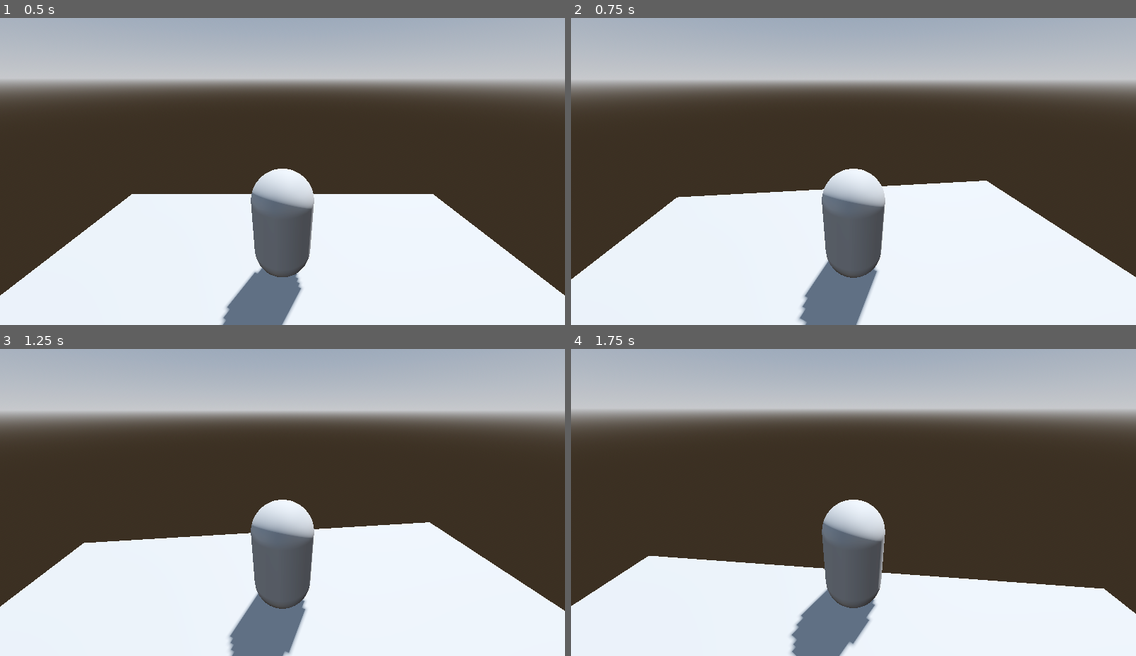
Above: before the commit, frames 1-4 (two rows, left to right).
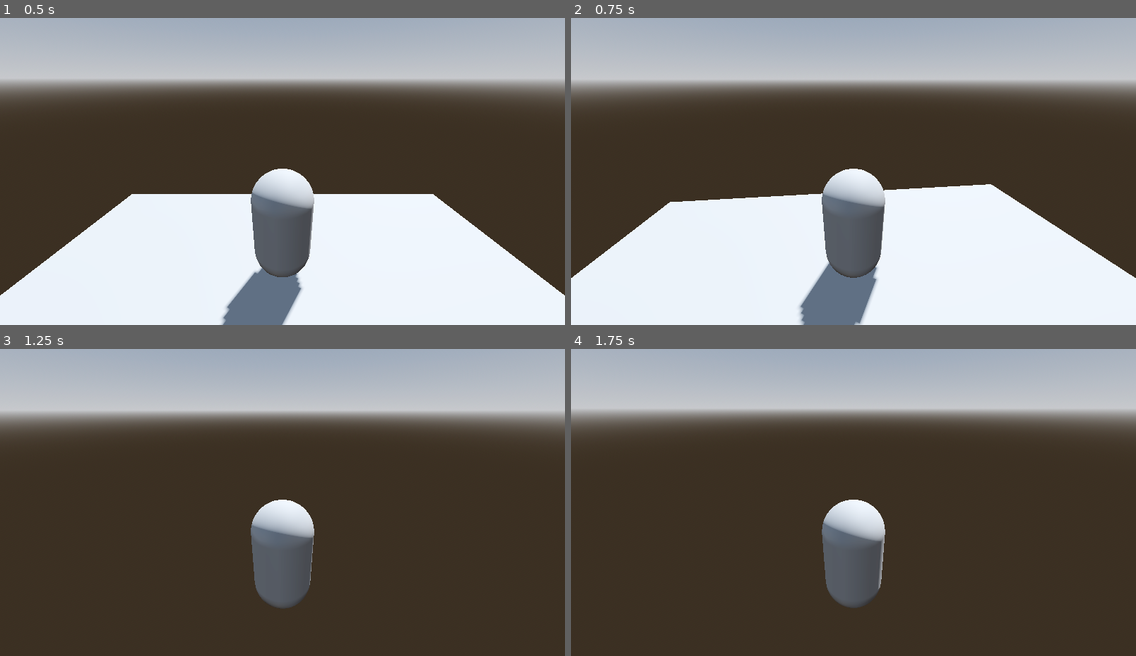
Above: after the commit, the same moments.

Repository: Git-Outtahereman/3DGodotouttahere
Game: Godot game, scene res://Level.tscn
Two runs of this game, one before a commit and one after it. Both use one fixed random seed, a clock stepped at 60 frames per second and the inputs below.
Inputs (mouse positions are in pixels of both pictures, inside the frame that each line leads up to):
- Up to frame 1 (0.5 s): no input
- Up to frame 2 (0.75 s): move the mouse to (881, 171) at 0.52 s; hold W (move_forward) from 0.53 s (still down); tap Shift (shift) at 0.6 s
- Up to frame 3 (1.25 s): keep holding W (move_forward); tap Space (space) at 0.8 s
- Up to frame 4 (1.75 s): keep holding W (move_forward); move the mouse to (825, 502) at 1.27 s; tap Space (space) at 1.35 s; tap Shift (shift) at 1.55 s

Frame 1 is identical in both runs. In frame 2, 1.0% of the frame differs, in the area x 0-100%, y 52-100%; in frame 3, 33%, in the area x 0-100%, y 56-100%; in frame 4, 25%.

Commit message:
betere sprong toegevoegd en platform waar je naartoe kan springen

Diff:
--- a/Level.tscn
+++ b/Level.tscn
@@ -38,6 +38,15 @@
 [node name="CollisionShape3D" type="CollisionShape3D" parent="MeshInstance3D/StaticBody3D"]
 shape = SubResource("ConcavePolygonShape3D_pcc0j")
 
+[node name="MeshInstance3D" type="MeshInstance3D" parent="MeshInstance3D"]
+transform = Transform3D(1, 0, 0, 0, 1, 0, 0, 0, 1, 21.6469, 0, 0)
+mesh = SubResource("PlaneMesh_2p30o")
+
+[node name="StaticBody3D" type="StaticBody3D" parent="MeshInstance3D/MeshInstance3D"]
+
+[node name="CollisionShape3D" type="CollisionShape3D" parent="MeshInstance3D/MeshInstance3D/StaticBody3D"]
+shape = SubResource("ConcavePolygonShape3D_pcc0j")
+
 [node name="PlayerDecie" parent="." instance=ExtResource("1_0m0jq")]
 transform = Transform3D(1, 0, 0, 0, 1, 0, 0, 0, 1, 0, 2, -2)
 top_level = true
--- a/player_decie.gd
+++ b/player_decie.gd
@@ -1,5 +1,7 @@
 extends RigidBody3D
 
+var SPEED = 2.0
+var JUMP_VELOCITY = 9.0
 var mouse_sensitivity := 0.001
 var twist_input := 0.0
 var pitch_input := 0.0
@@ -11,16 +13,20 @@
 func _ready() -> void:
 	Input.set_mouse_mode(Input.MOUSE_MODE_CAPTURED)
 
+func is_on_floor() -> bool:
+	# Simple check: If vertical velocity is small, assume the player is on the ground
+	return abs(linear_velocity.y) < 0.05
 
 # Called every frame. 'delta' is the elapsed time since the previous frame.
 func _process(delta: float) -> void:
 	var input := Vector3.ZERO
 	input.x = Input.get_axis("move_left", "move_right")
 	input.z = Input.get_axis("move_forward", "move_back")
-	input.y = Input.get_axis("shift", "space")
 
+	if is_on_floor() and Input.is_action_just_pressed("space"):
+		apply_central_impulse(Vector3(0, JUMP_VELOCITY, 0))
 
-	apply_central_force(twist_pivot.basis * input * 1200.0 * delta)
+	apply_central_force(twist_pivot.basis * input * SPEED * 1200.0 * delta)
 
 	if Input.is_action_just_pressed("ui_cancel"):
 		Input.set_mouse_mode(Input.MOUSE_MODE_VISIBLE)
@@ -29,8 +35,8 @@
 	pitch_pivot.rotate_x(pitch_input)
 	pitch_pivot.rotation.x = clamp(
 		pitch_pivot.rotation.x,
-		-0.5,
-		0.5
+		-0.8,
+		0.6
 	)
 	twist_input = 0.0
 	pitch_input = 0.0
